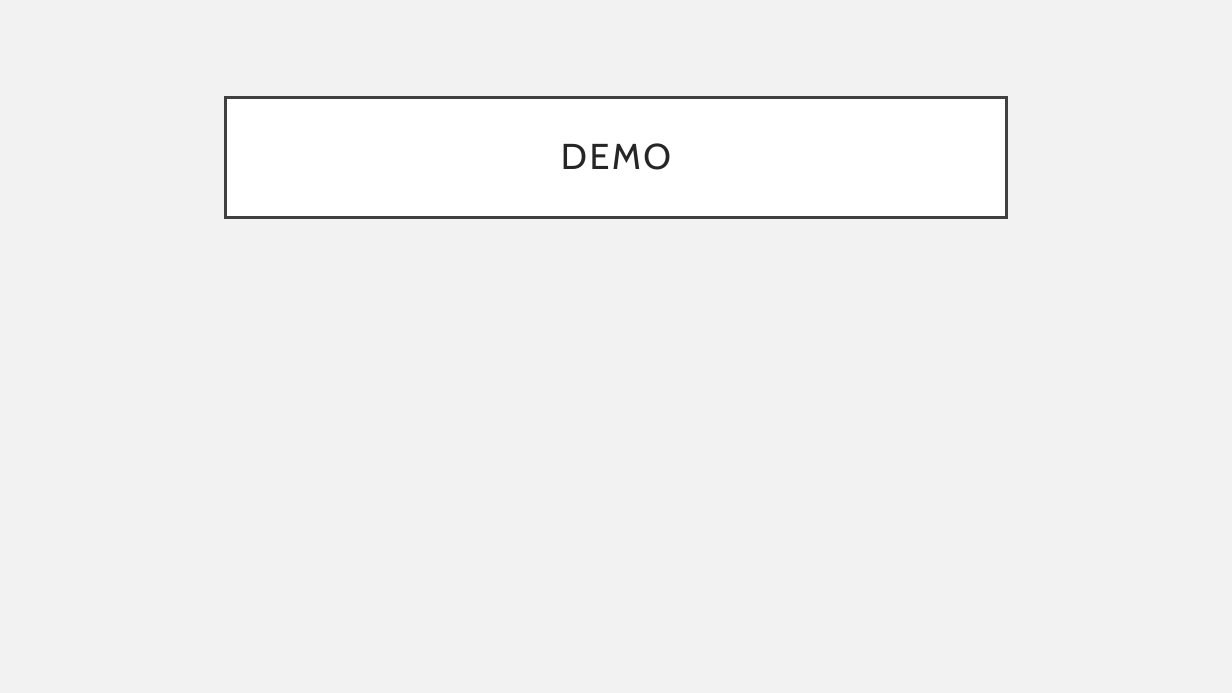
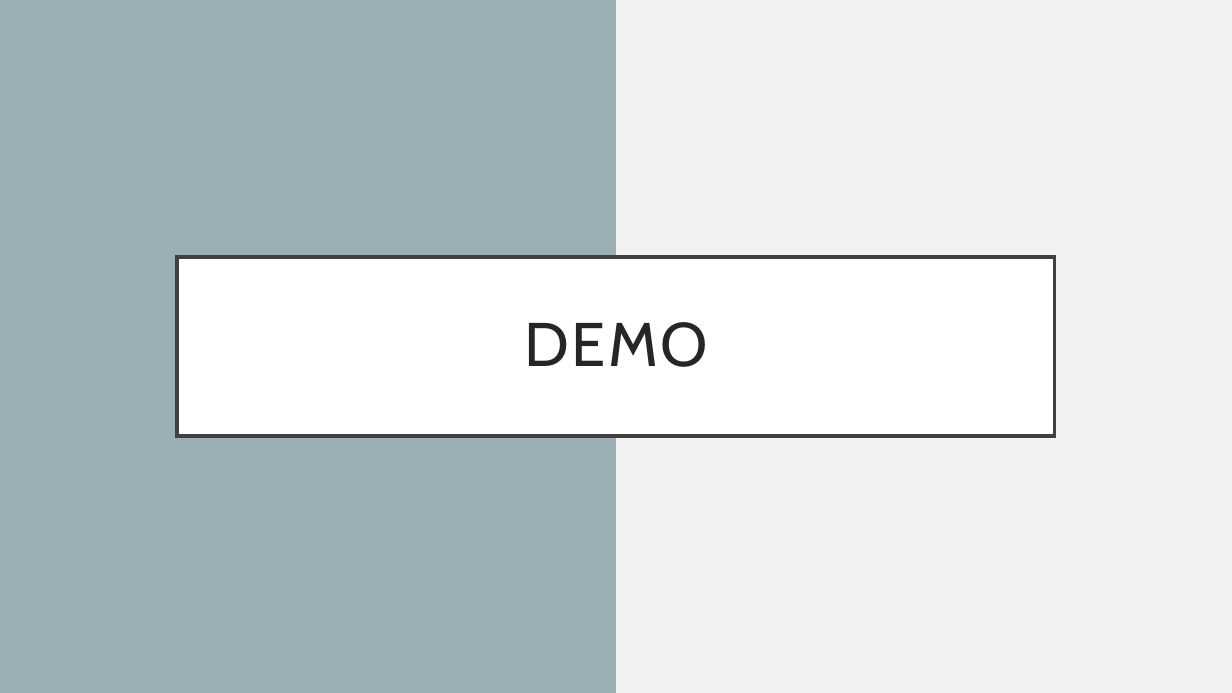
Before and after one commit to G43beli/GENEius, a slide deck: slide 13 of docs/Presentation.pptx (slide 7 before the commit). Drawn at 1232x693 pixels with LibreOffice and Linux fonts; fonts in the diff are those of the drawing. Boxes give left, top, right and bottom in pixels: in the first picture for what was removed or moved away, otherwise in the second. Text is boxed around its words. In the diff, an @@ line names an element or a change of style, - is before the commit and + after.

```diff
--- a/docs/Presentation.pptx
+++ b/docs/Presentation.pptx
@@ rectangle added at [0, 0, 616, 693], fill #9BAFB5 @@
@@ title "DEMO": place and size @@
-title "DEMO" at [226, 97, 1006, 217]
+title "DEMO" at [177, 257, 1055, 436]
@@ title "DEMO" at [177, 257, 1055, 436]: size 28 to 48 pt @@
```
Also in this commit, not shown: 5 other slides changed, 6 slides added, 1 slide removed, 3 other files.
